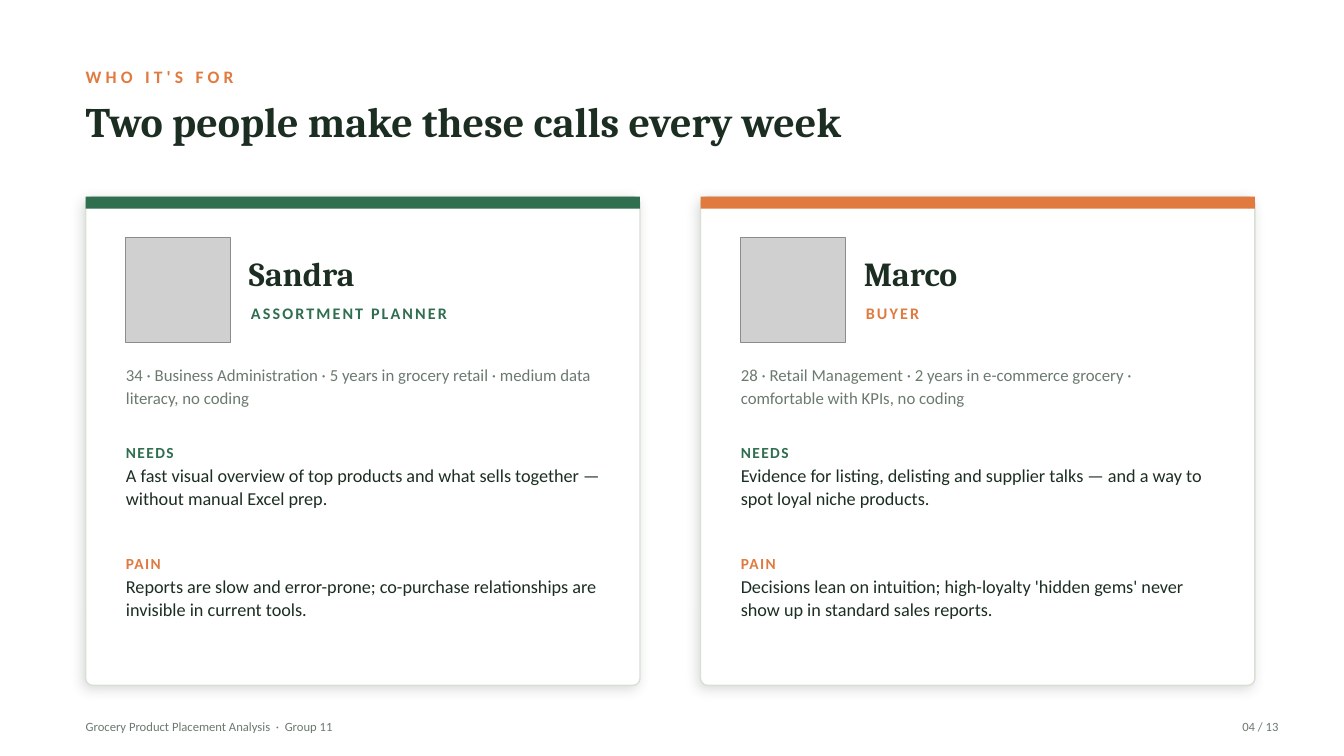
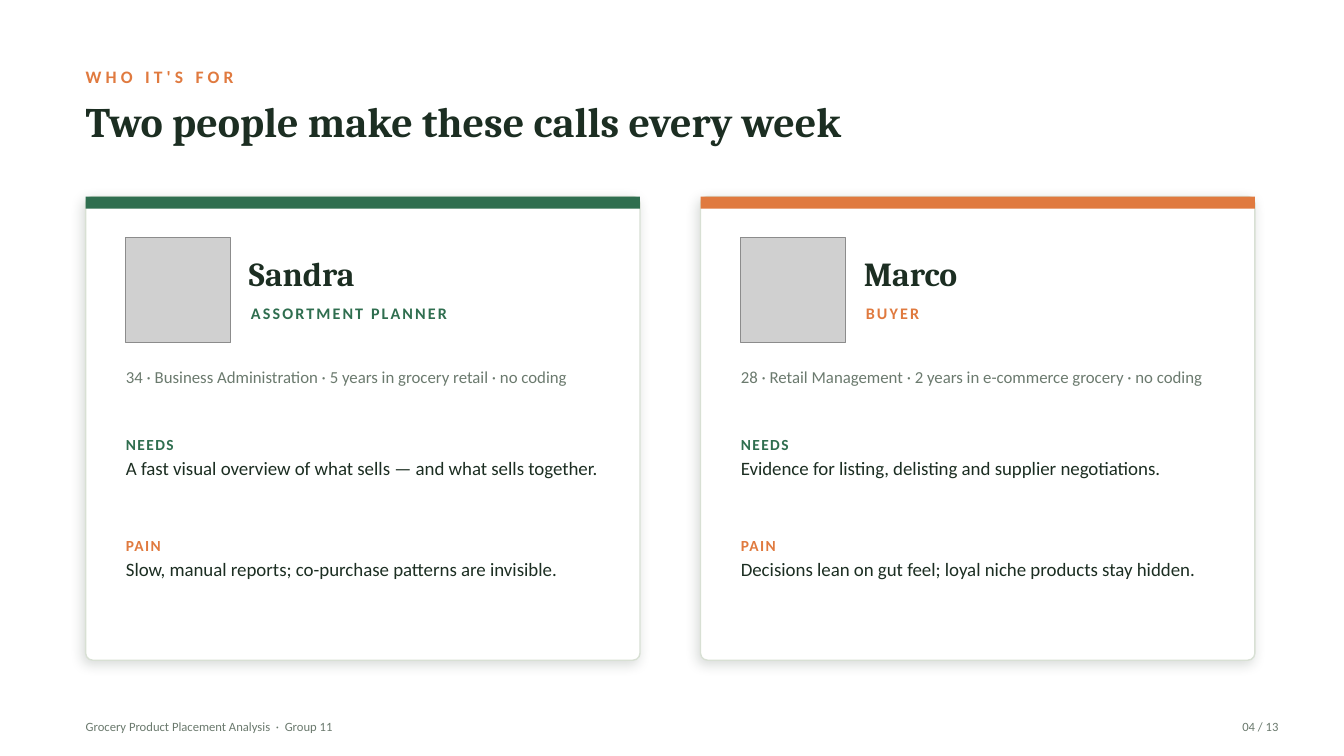
Before and after one commit to peslar01/ad24-11-grocery-product-placement-analysis, a slide deck: slide 4 of presentation/PODSV_Presentation_Group11.pptx. Drawn at 1344x756 pixels with LibreOffice and Linux fonts; fonts in the diff are those of the drawing; grey boxes stand for pictures. Boxes give left, top, right and bottom in pixels: in the first picture for what was removed or moved away, otherwise in the second. Text is boxed around its words. In the diff, an @@ line names an element or a change of style, - is before the commit and + after.

```diff
--- a/presentation/PODSV_Presentation_Group11.pptx
+++ b/presentation/PODSV_Presentation_Group11.pptx
@@ rounded rectangle resized from (x1=86, y1=197, x2=640, y2=686) to (x1=86, y1=197, x2=640, y2=660) @@
@@ rounded rectangle at (x1=86, y1=197, x2=640, y2=660): proportions changed @@
@@ rounded rectangle at (x1=701, y1=197, x2=1255, y2=660): proportions changed @@
@@ rounded rectangle resized from (x1=701, y1=197, x2=1255, y2=686) to (x1=701, y1=197, x2=1255, y2=660) @@
@@ text at (x1=126, y1=371, x2=566, y2=386): text changed @@
-34 · Business Administration · 5 years in grocery retail · medium data literacy, no coding
+34 · Business Administration · 5 years in grocery retail · no coding
@@ text at (x1=741, y1=371, x2=1202, y2=386): text changed @@
-28 · Retail Management · 2 years in e-commerce grocery · comfortable with KPIs, no coding
+28 · Retail Management · 2 years in e-commerce grocery · no coding
@@ text at (x1=126, y1=440, x2=597, y2=479): text changed; size 13 to 13.5 pt @@
-NEEDS
-A fast visual overview of top products and what sells together — without manual Excel prep.
+NEEDS
+A fast visual overview of what sells — and what sells together.
@@ text at (x1=741, y1=440, x2=1161, y2=479): text changed; size 13 to 13.5 pt @@
-NEEDS
-Evidence for listing, delisting and supplier talks — and a way to spot loyal niche products.
+NEEDS
+Evidence for listing, delisting and supplier negotiations.
@@ text at (x1=126, y1=541, x2=557, y2=579): text changed; size 13 to 13.5 pt @@
-PAIN
-Reports are slow and error-prone; co-purchase relationships are invisible in current tools.
+PAIN
+Slow, manual reports; co-purchase patterns are invisible.
@@ text at (x1=741, y1=541, x2=1195, y2=580): text changed; size 13 to 13.5 pt @@
-PAIN
-Decisions lean on intuition; high-loyalty 'hidden gems' never show up in standard sales reports.
+PAIN
+Decisions lean on gut feel; loyal niche products stay hidden.
```
Also in this commit, not shown: 11 other slides changed, 1 slide added, 1 slide removed, 8 other files.
